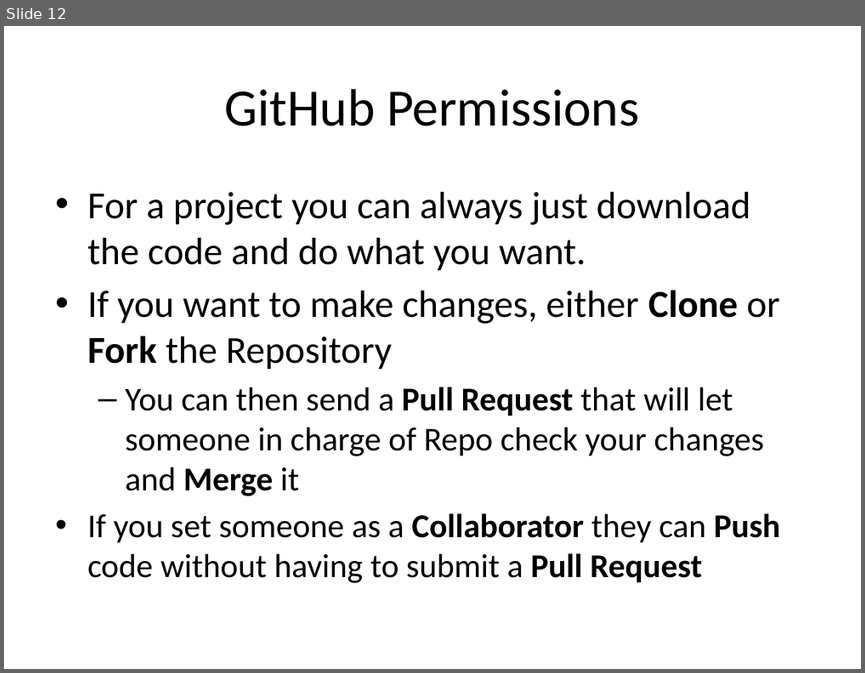
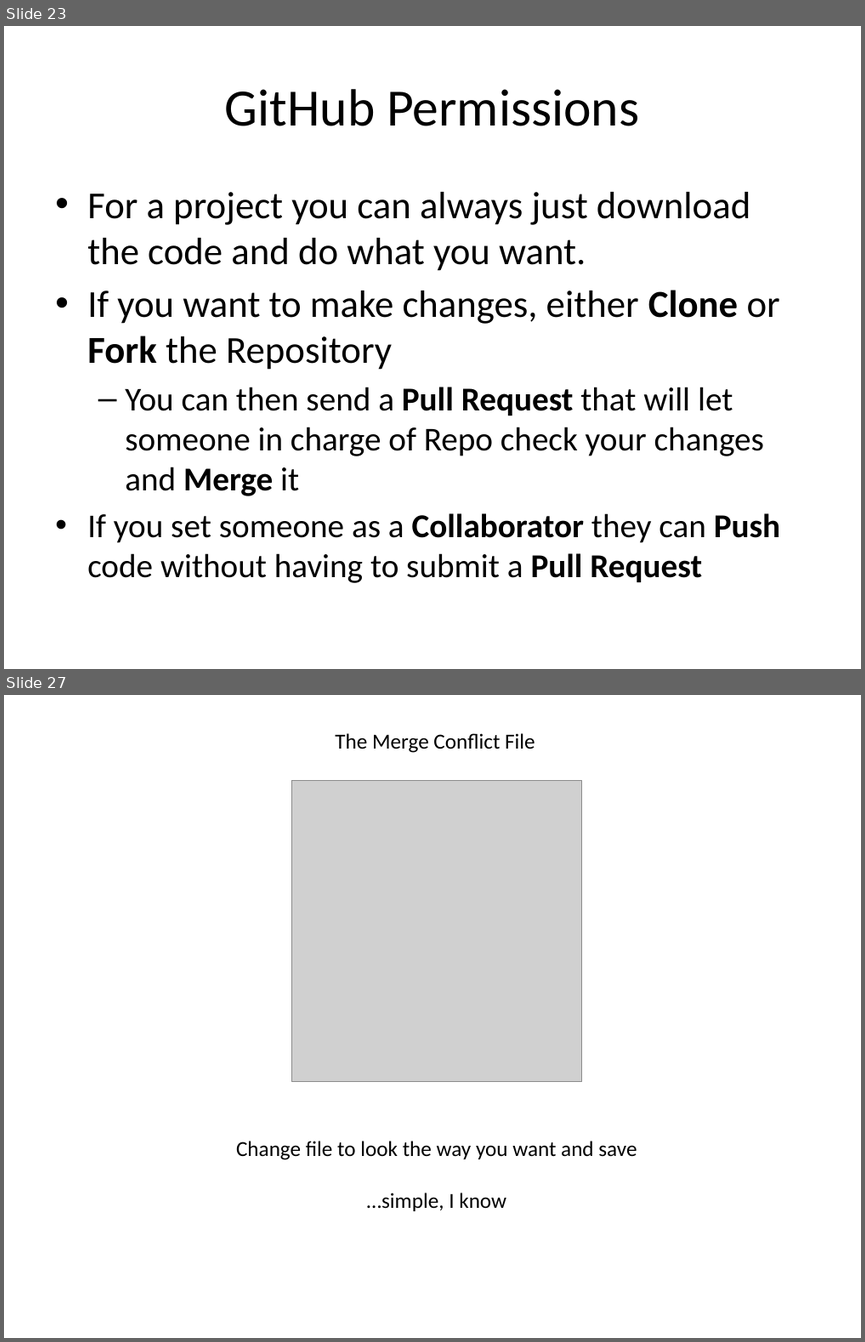
Before and after one commit to sjfricke/IEEE-Mini-Projects-UW-Madison, a slide deck: Tutorial/PowerPoint Versions/Git and using GitHub.pptx. Shown one above the other, each under a label of ours: slide 12 before the commit, slides 23 and 27 after it; the slides between them are not shown. The pictures are 865x673 and 865x1342 pixels, drawn with LibreOffice and Linux fonts; fonts in the diff are those of the drawing; grey boxes stand for pictures. Boxes give left, top, right and bottom in pixels: in the first picture for what was removed or moved away, otherwise in the second. Text is boxed around its words. In the diff, an @@ line names an element or a change of style, - is before the commit and + after.

```diff
--- a/Tutorial/PowerPoint Versions/Git and using GitHub.pptx
+++ b/Tutorial/PowerPoint Versions/Git and using GitHub.pptx
@@ slide 27 added at (4, 695, 861, 1338), background #FFFFFF @@
@@ text added at (335, 733, 535, 753), 18 pt, text #000000 @@
+The Merge Conflict File
@@ picture added at (292, 781, 581, 1082) @@
@@ text added at (236, 1140, 636, 1211), 18 pt, text #000000 @@
+Change file to look the way you want and save
+…simple, I know
@@ what was slide 12 is now slide 23 @@
```
Also in this commit, not shown: 6 slides changed, 15 other slides added, 2 other files.
